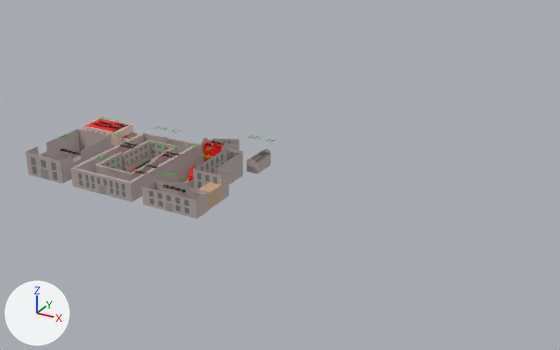
A saved change to the glTF model bat.glb.
Both versions are drawn from a 50 mm lens placed at (37.9, -48.2, 23.8), pointed at (11.0, 0.7, -0.6). Arrows for +X, +Y and +Z are at lower left; the lights stay in place. The older version comes first. Where no turn or scale is listed for an object, it has been applied to the vertices.
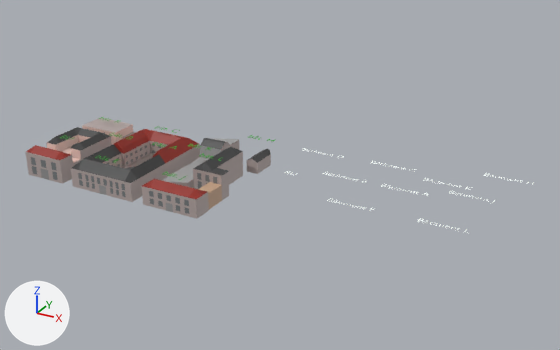
What differs and where, as boxes [x1, y1, x2, y2] in the pictures (560 x 350 px):
```json
{"object": "toits", "change": "rescaled", "after": [26, 118, 534, 233], "on screen": "not visible before"}
```

The change, as JSON lines over the scene's bpy script:
```json
{"op": "set", "path": "ob_toits.scale", "old": "(0.0, 0.0, 0.0)", "new": "(1.9, 1.21, 2.27)"}
```
